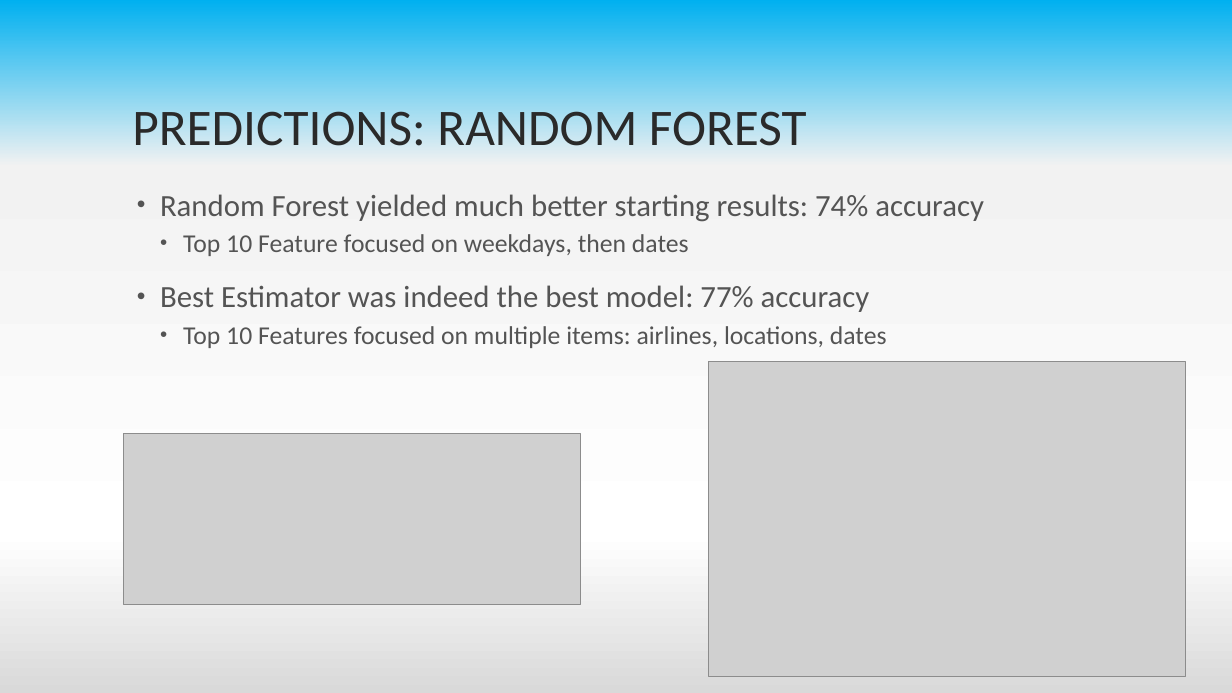
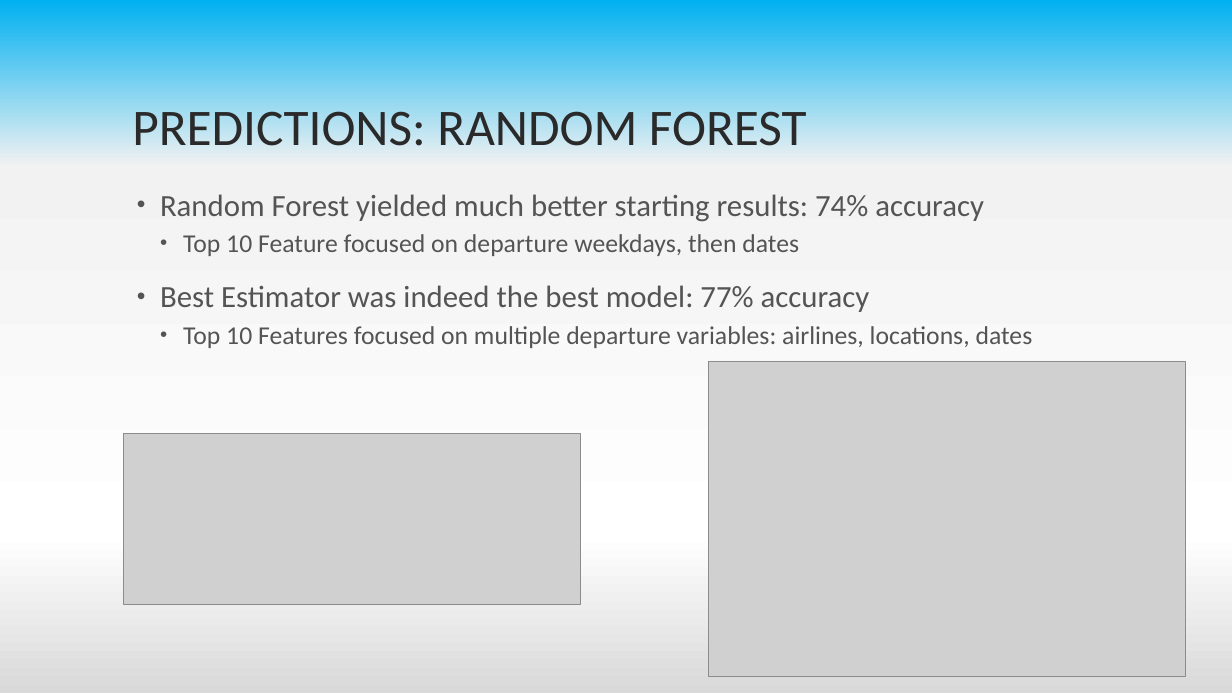
Before and after one commit to captainchicken2023/Predicting-Flight-Delays, a slide deck: slide 9 of Presentation/Project 4_Predicting Flight Delays.pptx. Drawn at 1232x693 pixels with LibreOffice and Linux fonts; fonts in the diff are those of the drawing; grey boxes stand for pictures. Boxes give left, top, right and bottom in pixels: in the first picture for what was removed or moved away, otherwise in the second. Text is boxed around its words. In the diff, an @@ line names an element or a change of style, - is before the commit and + after.

```diff
--- a/Presentation/Project 4_Predicting Flight Delays.pptx
+++ b/Presentation/Project 4_Predicting Flight Delays.pptx
@@ text at (x1=183, y1=234, x2=799, y2=256): text changed @@
-  • Top 10 Feature focused on weekdays, then dates
+  • Top 10 Feature focused on departure weekdays, then dates
@@ text at (x1=183, y1=326, x2=1033, y2=348): text changed @@
-  • Top 10 Features focused on multiple items: airlines, locations, dates
+  • Top 10 Features focused on multiple departure variables: airlines, locations, dates
```
Also in this commit, not shown: 3 other slides changed, 1 other file.
